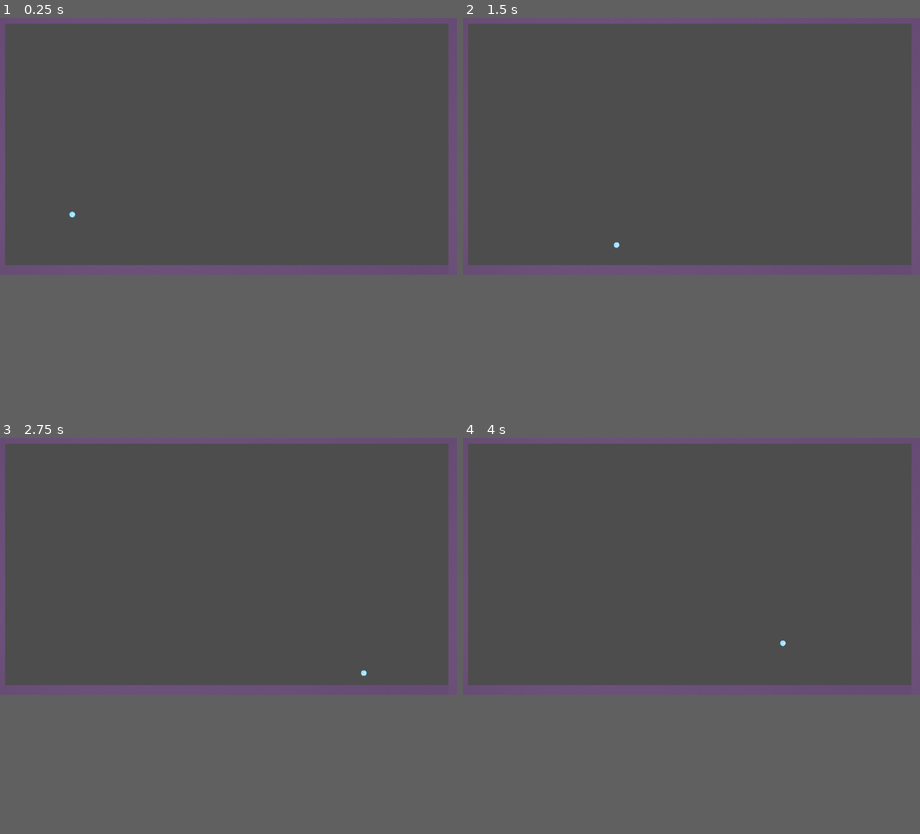
Above: before the commit, frames 1-4 (two rows, left to right).
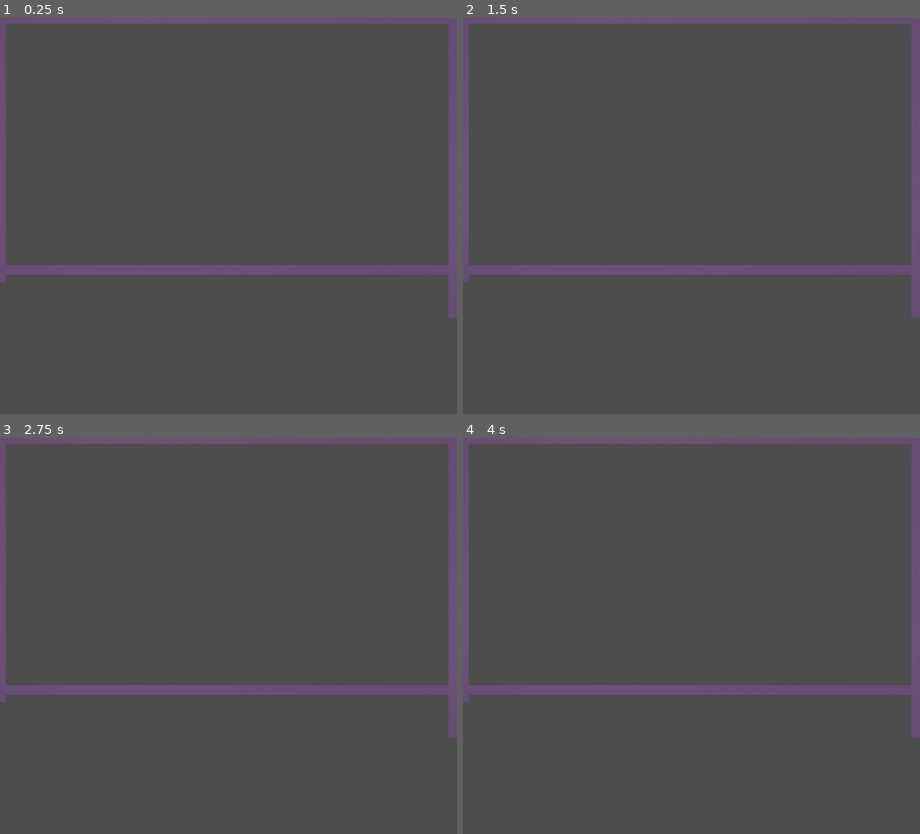
Above: after the commit, the same moments.

Repository: slinkp/godot-bounce-1
Game: Godot game, scene res://main.tscn
Two runs of this game, one before a commit and one after it. Both use one fixed random seed, a clock stepped at 60 frames per second and the inputs below.
Inputs:
- Up to frame 1 (0.25 s): no input
- Up to frame 2 (1.5 s): no input
- Up to frame 3 (2.75 s): no input
- Up to frame 4 (4 s): tap Enter at 2.75 s
In our replay, the window is 800x450 before the commit and 800x694 after it. These sizes can differ from the game's own. Grey fills any space a smaller window leaves; there, only what the larger window draws over its background counts as a difference.

The runs differ from the first frame. In frame 1, 0.3% of the frame differs, in the area x 0-100%, y 1-76%; in frame 2, 0.3%; in frame 3, 0.3%; in frame 4, 0.3%.

Commit message:
Bump up ticks-per-second to fix missing collisions

Diff:
--- a/ball.gd
+++ b/ball.gd
@@ -19,7 +19,6 @@
 
 func _on_body_entered(body):
 	if body.name.contains("wall"):
-		print("Hit a wall! %s at %s" % [body, position])
 		body.handle_hit(position)
 	else:
-		print("Hit something else %s" % body.name)
+		print("Hit a non-wall %s" % body.name)
--- a/main.gd
+++ b/main.gd
@@ -2,12 +2,11 @@
 
 @export var ball_scene: PackedScene
 
-var speed = 1000.0
+var speed = 3000.0
 
 # Called when the node enters the scene tree for the first time.
 func _ready():
 	restart_game()
-
 
 # Called every frame. 'delta' is the elapsed time since the previous frame.
 func _process(_delta):
@@ -22,7 +21,7 @@
 func add_random_ball():
 	var new_ball = ball_scene.instantiate()
 	new_ball.position = random_position()
-	print("Got position %s" % new_ball.position)
+	print("New ball position %s" % new_ball.position)
 
 	new_ball.rotation = random_rotation()
 
--- a/project.godot
+++ b/project.godot
@@ -17,7 +17,13 @@
 
 [display]
 
+window/size/viewport_height=1000
 window/stretch/mode="canvas_items"
+
+[physics]
+
+common/physics_ticks_per_second=240
+2d/default_gravity=0.0
 
 [rendering]
 
